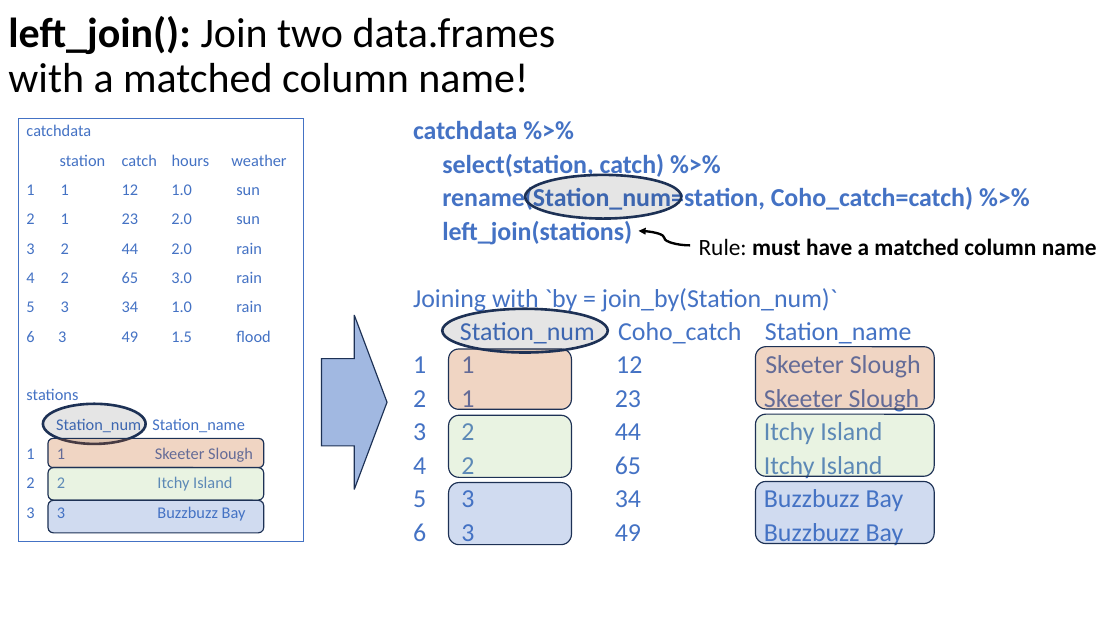
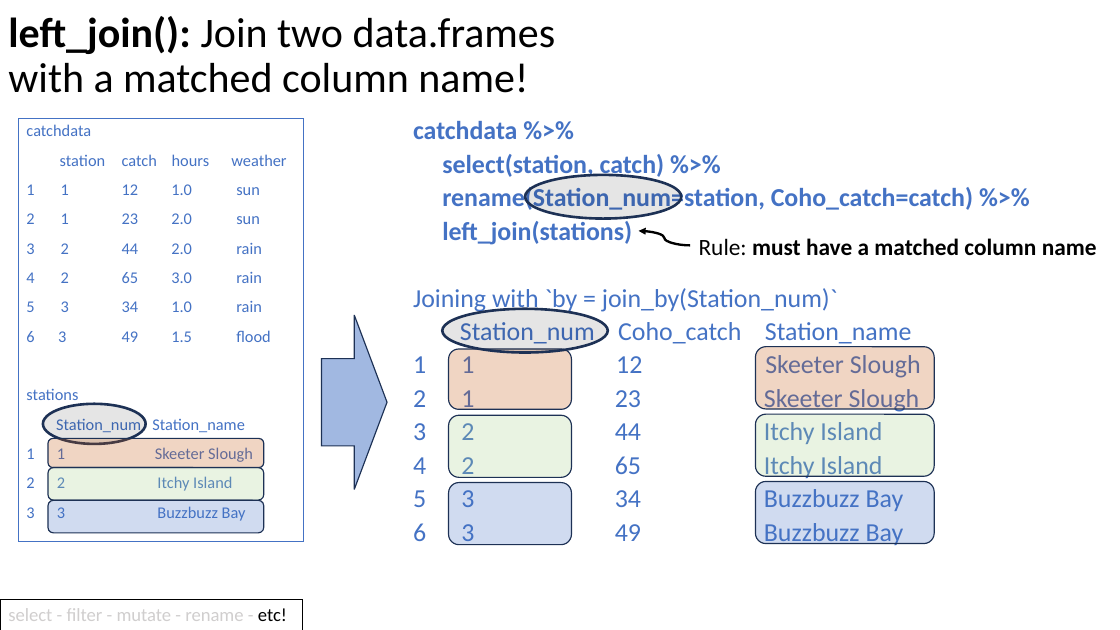
Before and after one commit to justinpriest/ADFG_R_Intro_Workshop, a slide deck: slide 35 of presentations/6 - Data Manipulation with tidyverse.pptx. Drawn at 1120x630 pixels with LibreOffice and Linux fonts; fonts in the diff are those of the drawing. Boxes give left, top, right and bottom in pixels: in the first picture for what was removed or moved away, otherwise in the second. Text is boxed around its words. In the diff, an @@ line names an element or a change of style, - is before the commit and + after.

```diff
--- a/presentations/6 - Data Manipulation with tidyverse.pptx
+++ b/presentations/6 - Data Manipulation with tidyverse.pptx
@@ rectangle added at [0, 599, 303, 630], outline #000000 0.75 pt, 16 pt, text #D0CECE @@
+select - filter - mutate - rename - etc!
```
Also in this commit, not shown: 20 other slides changed, 2 slides added, 1 slide removed.
